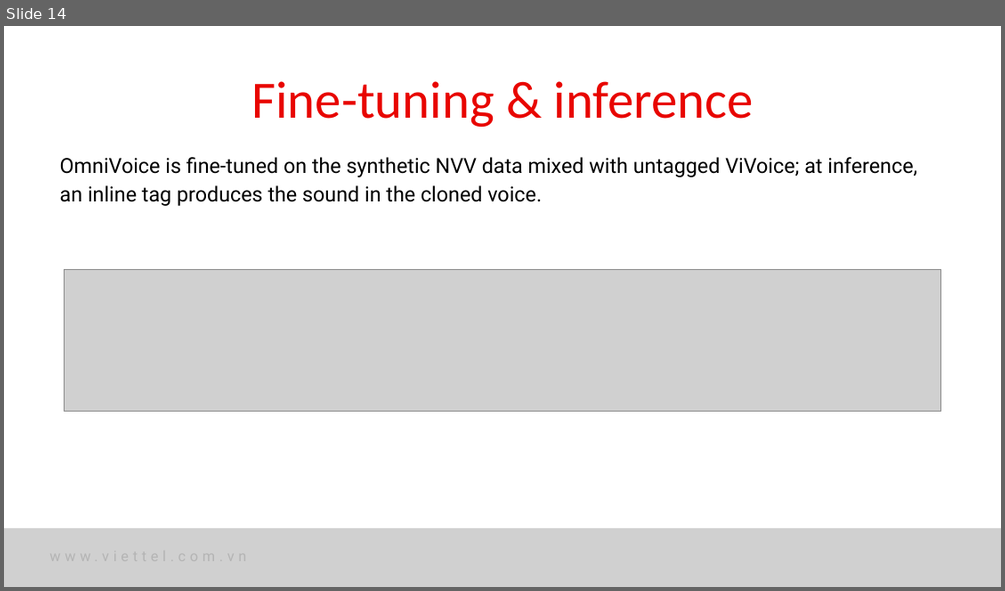
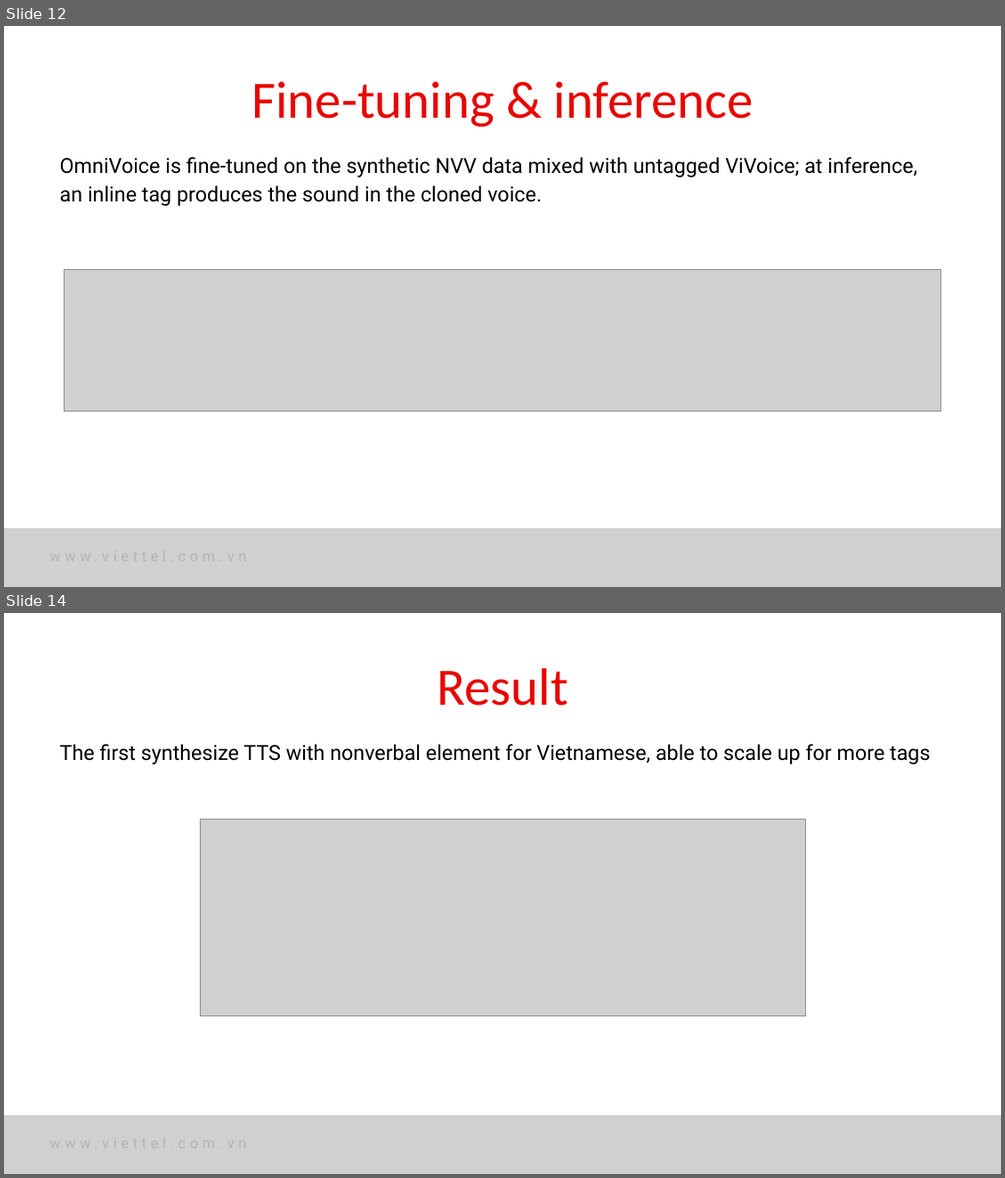
Before and after one commit to nhakanasi/VDT_GD2, a slide deck: Method.pptx. Shown one above the other, each under a label of ours: slide 14 before the commit, slides 12 and 14 after it; the slides between them are not shown. The pictures are 1005x591 and 1005x1178 pixels, drawn with LibreOffice and Linux fonts; fonts in the diff are those of the drawing; grey boxes stand for pictures. Boxes give left, top, right and bottom in pixels: in the first picture for what was removed or moved away, otherwise in the second. Text is boxed around its words. In the diff, an @@ line names an element or a change of style, - is before the commit and + after.

```diff
--- a/Method.pptx
+++ b/Method.pptx
@@ slide 14 added at (4,613,1001,1174), background #FFFFFF @@
@@ text added at (437,668,568,706), 75.8 pt, text #E80500 @@
+Result
@@ text added at (60,744,930,764), 30 pt, text #000000 @@
+The first synthesize TTS with nonverbal element for Vietnamese, able to scale up for more tags
@@ picture added at (200,819,805,1015) @@
@@ picture added at (4,1115,1001,1174) @@
@@ picture added at (840,1131,946,1155) @@
@@ what was slide 14 is now slide 12 @@
```
Also in this commit, not shown: 5 slides changed, 6 other slides added, 4 slides removed.
